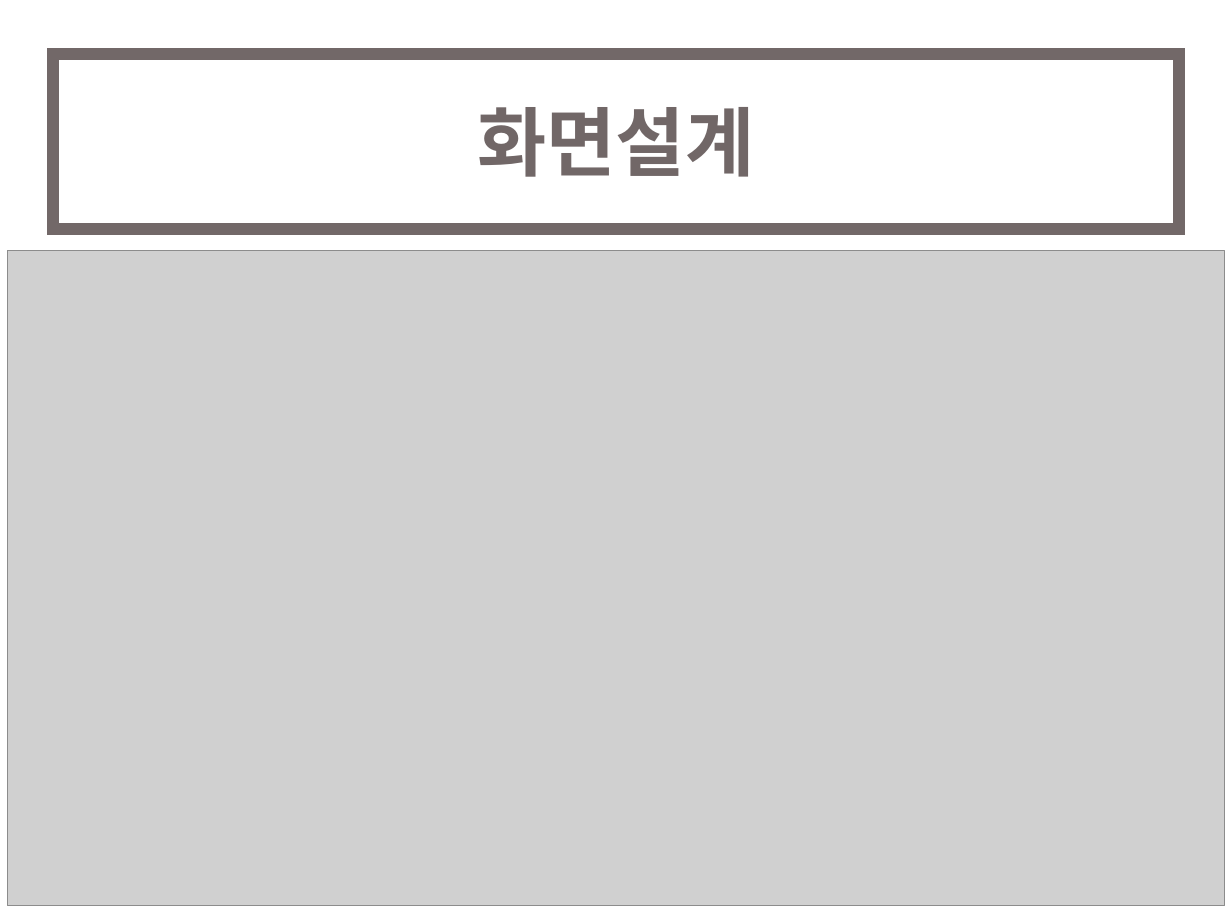
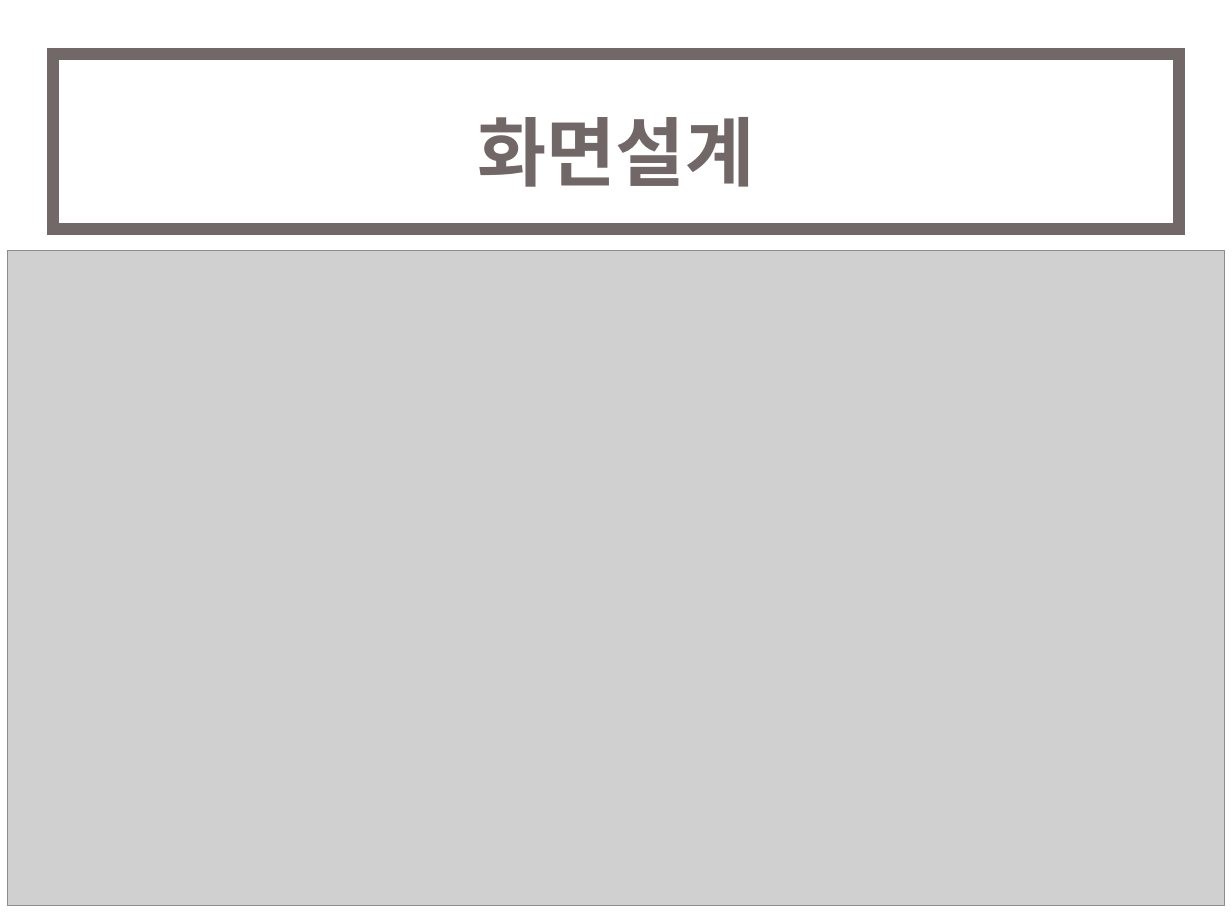
Before and after one commit to ajsirh12/picar, a slide deck: slide 15 of picar/data/PICAR.pptx. Drawn at 1232x924 pixels with LibreOffice and Linux fonts; fonts in the diff are those of the drawing; grey boxes stand for pictures. Boxes give left, top, right and bottom in pixels: in the first picture for what was removed or moved away, otherwise in the second. Text is boxed around its words. In the diff, an @@ line names an element or a change of style, - is before the commit and + after.

```diff
--- a/picar/data/PICAR.pptx
+++ b/picar/data/PICAR.pptx
@@ title "화면설계": place and size @@
-title "화면설계" at [477, 107, 754, 177]
+title "화면설계" at [477, 117, 754, 187]
```
Also in this commit, not shown: 1 other slide changed.
